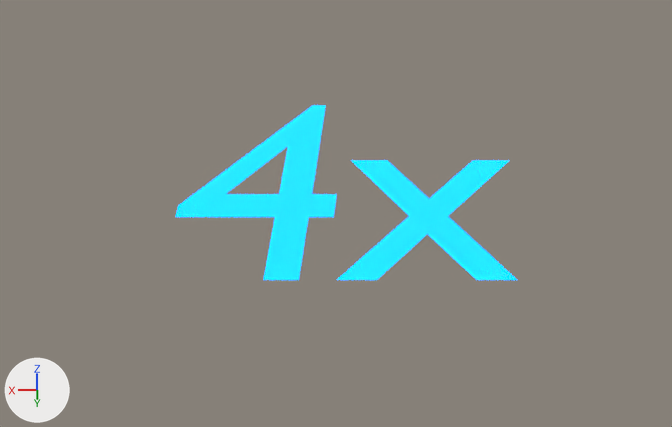
One commit to the Blender file blend/Baseweek Concert.blend: the scene before it, then after it.
Both versions are drawn from a 50 mm camera at (0.0, 0.987, 0.551) aimed at (0.0, 0.03, -0.005). The lights are fixed; the arrows at lower left show +X, +Y and +Z. Text is drawn in Blender's own font. The same objects are shown in both versions, whatever each file hides.

Objects in the first picture: 'Multiplier Number'.
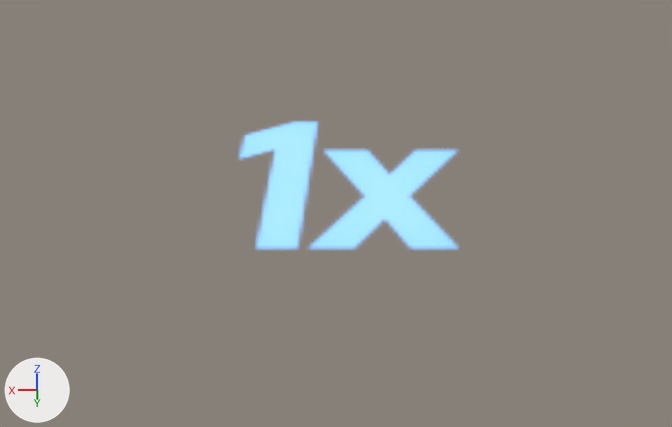
Pixel boxes (x1, y1, x2, y2) of what changed, in the pictures (672 x 427 px):
'Multiplier Number', reshaped, moved, turned, rescaled
    before: (175, 105, 517, 280)
    after: (240, 122, 456, 248)

The change, as a list of edits to the scene's bpy script:
```text
Add img_mult_number_png:
    img_mult_number_png = load_image('mult_number.png', '../Encore/Assets/ui/mult_number.png', 512, 512, 'sRGB')
Add mat_material:
    mat_material = bpy.data.materials.new('Material')
    # uses the picture img_mult_number_png
Add me_plane_002:
    me_plane_002.from_pydata(...)  # 4 vertices, 1 face; spans x -0.4..0.4, y -0.4..0.4, z 0.0
    me_plane_002.materials.append(mat_material)
Change ob_multiplier_number:
    ob_multiplier_number: bpy.data.objects.new('Multiplier Number', txt_text) -> bpy.data.objects.new('Multiplier Number', me_plane_002)
    ob_multiplier_number.location: (0.0, 0.0, 0.0) -> (0.0, 0.0107, 0.0291)
    ob_multiplier_number.rotation_euler: (0.352, 0.0, 3.142) -> (-0.352, 0.0, 0.0)  # degrees (20, 0, 180) -> degrees (-20, 0, 0)
    ob_multiplier_number.scale: (1.0, 1.0, 1.0) -> (0.75, 0.75, 0.75)
```
